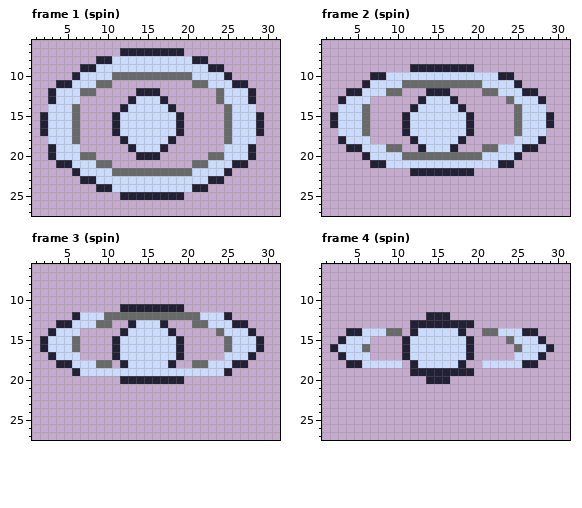
Two states of a pixel-art file, src/assets/enemies/neutron/neutron.aseprite. The first picture shows the starting point.
32x32 pixels, 10 frames. Shown: frame 1 (spin): x 1..31, y 6..27; frame 2 (spin): x 1..31, y 6..27; frame 3 (spin): x 1..31, y 6..27; frame 4 (spin): x 1..31, y 6..27. The commit also changed other frames, which this record leaves out.
After:
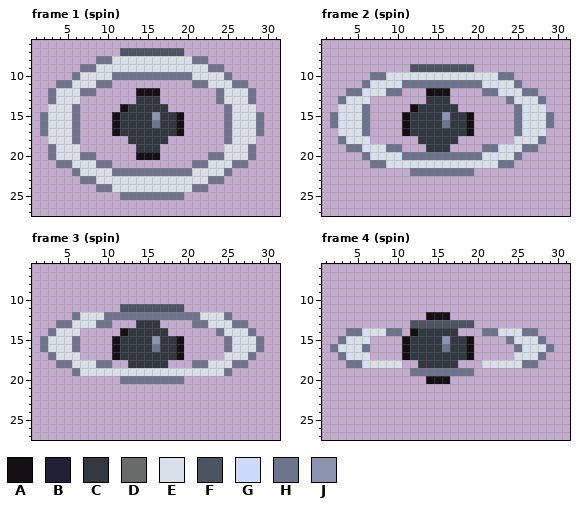
Palette (. is transparent): A #141013  B #222034  C #333941  D #696a6a  E #dae0ea  F #4a5462  G #cbdbfc  H #6d758d  J #8b93af
Edits made:
--- frame 1 (spin), layers "axis", "circle"
@@ x 1..31 @@
  6 ...............................
- 7 ...........BBBBBBBB............
- 8 ........BBGGGGGGGGGGBB.........
- 9 ......BBGGGGGGGGGGGGGGBB.......
-10 .....BGGGGDDDDDDDDDDGGGGB......
-11 ...BBGGGDD..........DDGGGBB....
-12 ..BGGGDD.....BBB.......DGGGB...
-13 ..BGGG......BGGGB......DGGGB...
-14 ..GGGD.....BGGGGGB......DGGG...
-15 .BGGGD....BGGGGGGGB.....DGGGB..
-16 .BGGGD....BGGGGGGGB.....DGGGB..
-17 .BGGGD....BGGGGGGGB.....DGGGB..
-18 ..GGGD.....BGGGGGB......DGGG...
-19 ..BGGG......BGGGB.......GGGB...
-20 ..BGGGDD.....BBB......DDGGGB...
-21 ...BBGGGDD..........DDGGGBB....
-22 .....BGGGGDDDDDDDDDDGGGGB......
-23 ......BBGGGGGGGGGGGGGGBB.......
-24 ........BBGGGGGGGGGGBB.........
-25 ...........BBBBBBBB............
+ 7 ...........FFFFFFFF............
+ 8 ........HHEEEEEEEEEEHH.........
+ 9 ......HHEEEEEEEEEEEEEEHH.......
+10 .....HEEEEHHHHHHHHHHEEEEH......
+11 ...HHEEEHH..........HHEEEHH....
+12 ..HEEEHH.....AAA.......HEEEH...
+13 ..HEEE.......CCC.......HEEEH...
+14 ..EEEH.....ACCCCC.......HEEE...
+15 .HEEEH....ACCCCJCCA.....HEEEH..
+16 .HEEEH....ACCCCHCCA.....HEEEH..
+17 .HEEEH....ACCCCCCCA.....HEEEH..
+18 ..EEEH......CCCCC.......HEEE...
+19 ..HEEE.......CCC........EEEH...
+20 ..HEEEHH.....AAA......HHEEEH...
+21 ...HHEEEHH..........HHEEEHH....
+22 .....HEEEEHHHHHHHHHHEEEEH......
+23 ......HHEEEEEEEEEEEEEEHH.......
+24 ........HHEEEEEEEEEEHH.........
+25 ...........HHHHHHHH............
 26 ...............................
--- frame 2 (spin), layers "axis", "circle"
@@ x 1..31 @@
  8 ...............................
- 9 ...........BBBBBBBB............
-10 ......BBGGGGGGGGGGGGGGBB.......
-11 .....BGGGGDDDDDDDDDDGGGGB......
-12 ...BBGGGDD...BBB....DDGGGBB....
-13 ..BGGG......BGGGB......DGGGB...
-14 ..GGGD.....BGGGGGB......DGGG...
-15 .BGGGD....BGGGGGGGB.....DGGGB..
-16 .BGGGD....BGGGGGGGB.....DGGGB..
-17 ..GGGD....BGGGGGGGB.....DGGG...
-18 ..BGGG.....BGGGGGB......GGGB...
-19 ...BBGGGDD..BGGGB...DDGGGBB....
-20 .....BGGGGDDDDDDDDDDGGGGB......
-21 ......BBGGGGGGGGGGGGGGBB.......
-22 ...........BBBBBBBB............
+ 9 ...........FFFFFFFF............
+10 ......HHEEEEEEEEEEEEEEHH.......
+11 .....HEEEEHHHHHHHHHHEEEEH......
+12 ...HHEEEHH...AAA....HHEEEHH....
+13 ..HEEE.......CCC.......HEEEH...
+14 ..EEEH.....ACCCCC.......HEEE...
+15 .HEEEH....ACCCCJCCA.....HEEEH..
+16 .HEEEH....ACCCCHCCA.....HEEEH..
+17 ..EEEH....ACCCCCCCA.....HEEE...
+18 ..HEEE......CCCCC.......EEEH...
+19 ...HHEEEHH...CCC....HHEEEHH....
+20 .....HEEEEHHHHHHHHHHEEEEH......
+21 ......HHEEEEEEEEEEEEEEHH.......
+22 ...........HHHHHHHH............
 23 ...............................
--- frame 3 (spin), layers "axis", "circle"
@@ x 1..31 @@
 10 ...............................
-11 ...........BBBBBBBB............
-12 .....BGGGDDDDDDDDDDDDGGGB......
-13 ...BBGGGDD..BGGGB...DDGGGBB....
-14 ..BGGG.....BGGGGGB.....DGGGB...
-15 .BGGGD....BGGGGGGGB.....DGGGB..
-16 .BGGGD....BGGGGGGGB.....DGGGB..
-17 ..BGGG....BGGGGGGGB.....GGGB...
-18 ...BBGGGDD.BGGGGGB..DDGGGBB....
-19 .....BGGGGGGGGGGGGGGGGGGB......
-20 ...........BBBBBBBB............
+11 ...........FFFFFFFF............
+12 .....HEEEHHHHHHHHHHHHEEEH......
+13 ...HHEEEHH...CCC....HHEEEHH....
+14 ..HEEE.....ACCCCC......HEEEH...
+15 .HEEEH....ACCCCJCCA.....HEEEH..
+16 .HEEEH....ACCCCHCCA.....HEEEH..
+17 ..HEEE....ACCCCCCCA.....EEEH...
+18 ...HHEEEHH..CCCCC...HHEEEHH....
+19 .....HEEEEEEEEEEEEEEEEEEH......
+20 ...........HHHHHHHH............
 21 ...............................
--- frame 4 (spin), layers "axis", "circle"
@@ x 1..31 @@
 11 ...............................
-12 .............BBB...............
-13 ...........BBBBBBBB............
-14 ...BBGGGDD.BGGGGGB..DDGGGBB....
-15 ..BGGG....BGGGGGGGB....DGGGB...
-16 .BGGGD....BGGGGGGGB.....DGGGB..
-17 ..BGGG....BGGGGGGGB.....GGGB...
-18 ...BBGGGGG.BGGGGGB..GGGGGBB....
-19 ...........BBBBBBBB............
-20 .............BBB...............
+12 .............AAA...............
+13 ...........FFFFFFFF............
+14 ...HHEEEHH.ACCCCC...HHEEEHH....
+15 ..HEEE....ACCCCJCCA....HEEEH...
+16 .HEEEH....ACCCCHCCA.....HEEEH..
+17 ..HEEE....ACCCCCCCA.....EEEH...
+18 ...HHEEEEE..CCCCC...EEEEEHH....
+19 ...........HHHHHHHH............
+20 .............AAA...............
 21 ...............................
